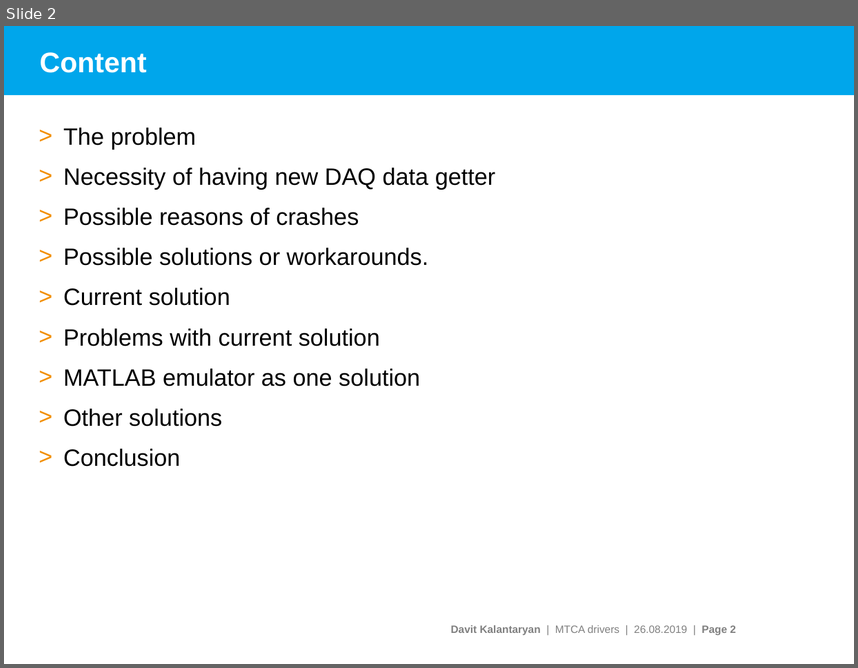
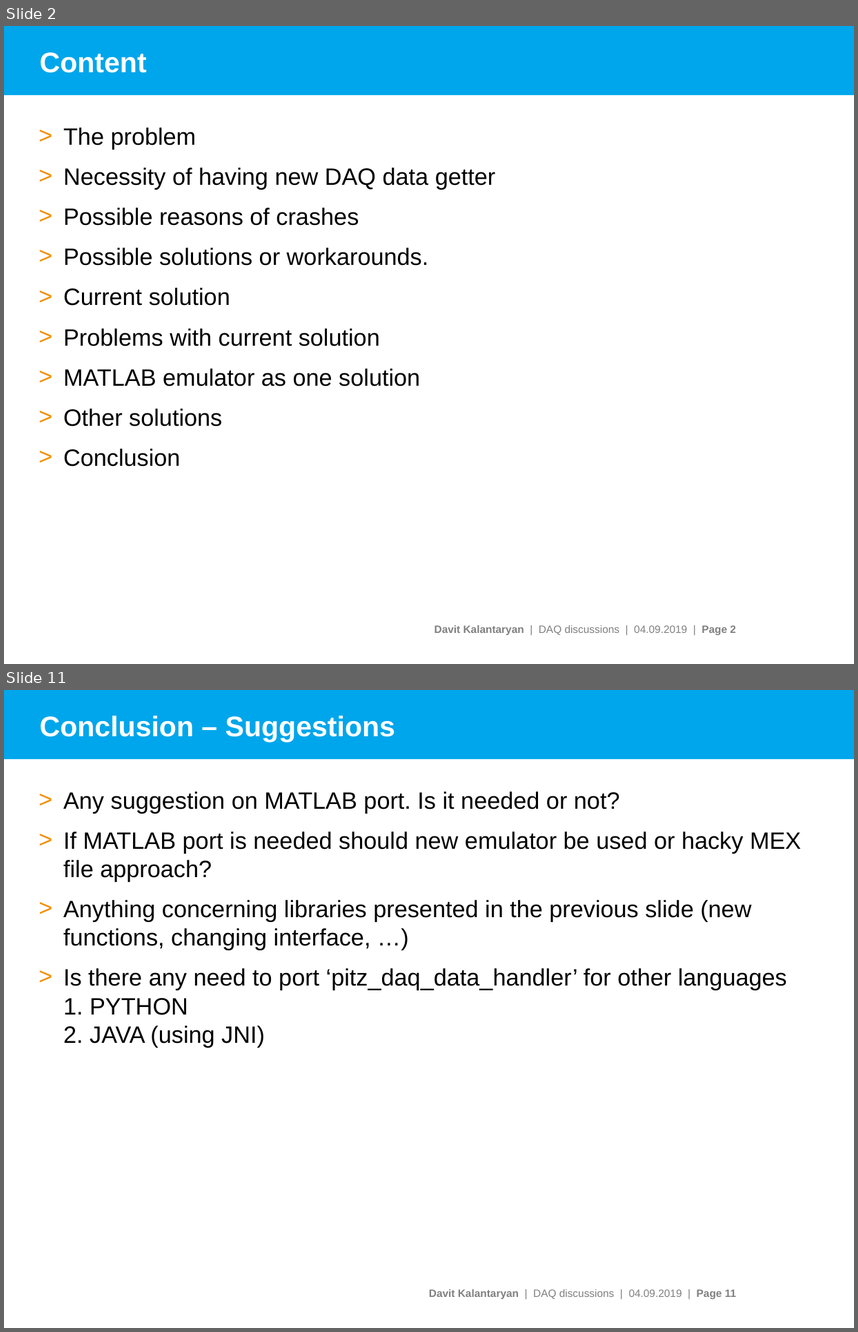
Before and after one commit to davitkalantaryan/matlabemulator, a slide deck: docs/doc/pitz_daq_data_geter.pptx. Shown one above the other, each under a label of ours: slide 2 before the commit, slides 2 and 11 after it; the slides between them are not shown. The pictures are 858x668 and 858x1332 pixels, drawn with LibreOffice and Linux fonts; fonts in the diff are those of the drawing; background and template pictures are left out. Boxes give left, top, right and bottom in pixels: in the first picture for what was removed or moved away, otherwise in the second. Text is boxed around its words. In the diff, an @@ line names an element or a change of style, - is before the commit and + after.

```diff
--- a/docs/doc/pitz_daq_data_geter.pptx
+++ b/docs/doc/pitz_daq_data_geter.pptx
@@ slide 11 added at (x1=4, y1=690, x2=854, y2=1328), background #FFFFFF; not listed: 2 template elements that a slide beside it also shows @@
@@ title added at (x1=40, y1=716, x2=395, y2=742), 24 pt, text #FFFFFF, bold @@
+Conclusion – Suggestions
@@ text added at (x1=63, y1=791, x2=801, y2=1047), 20 pt, text #000000 @@
+> Any suggestion on MATLAB port. Is it needed or not?
+> If MATLAB port is needed should new emulator be used or hacky MEX file approach?
+> Anything concerning libraries presented in the previous slide (new functions, changing interface, …)
+> Is there any need to port ‘pitz_daq_data_handler’ for other languages
+  1. PYTHON
+  2. JAVA (using JNI)
@@ slide 2 changed as well @@
@@ text at (x1=435, y1=625, x2=736, y2=635): text changed @@
-Davit Kalantaryan | MTCA drivers | 26.08.2019 | Page 2
+Davit Kalantaryan | DAQ discussions | 04.09.2019 | Page 2
```
Also in this commit, not shown: 15 other slides changed, 6 other slides added, 2 slides removed, 13 other files.
